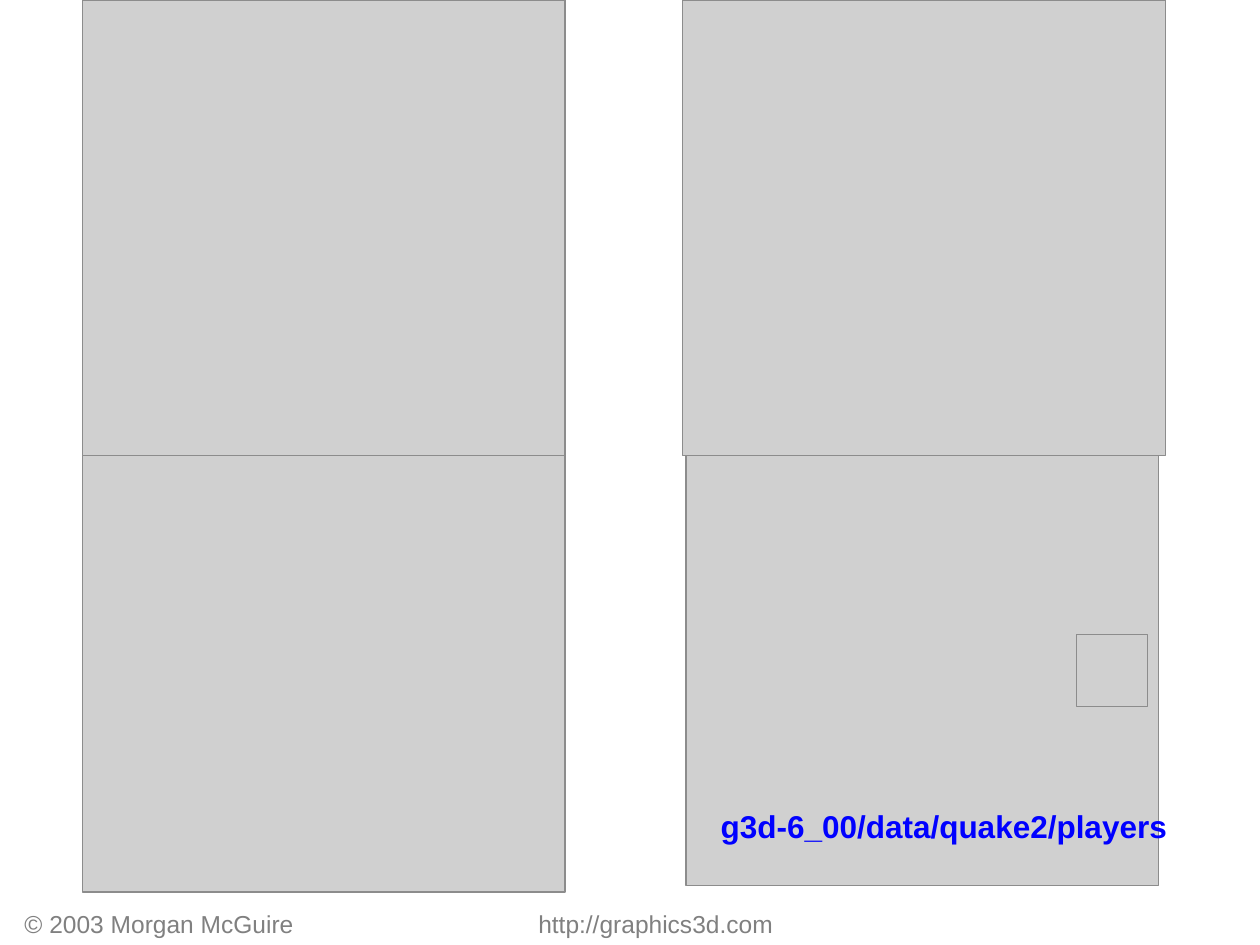
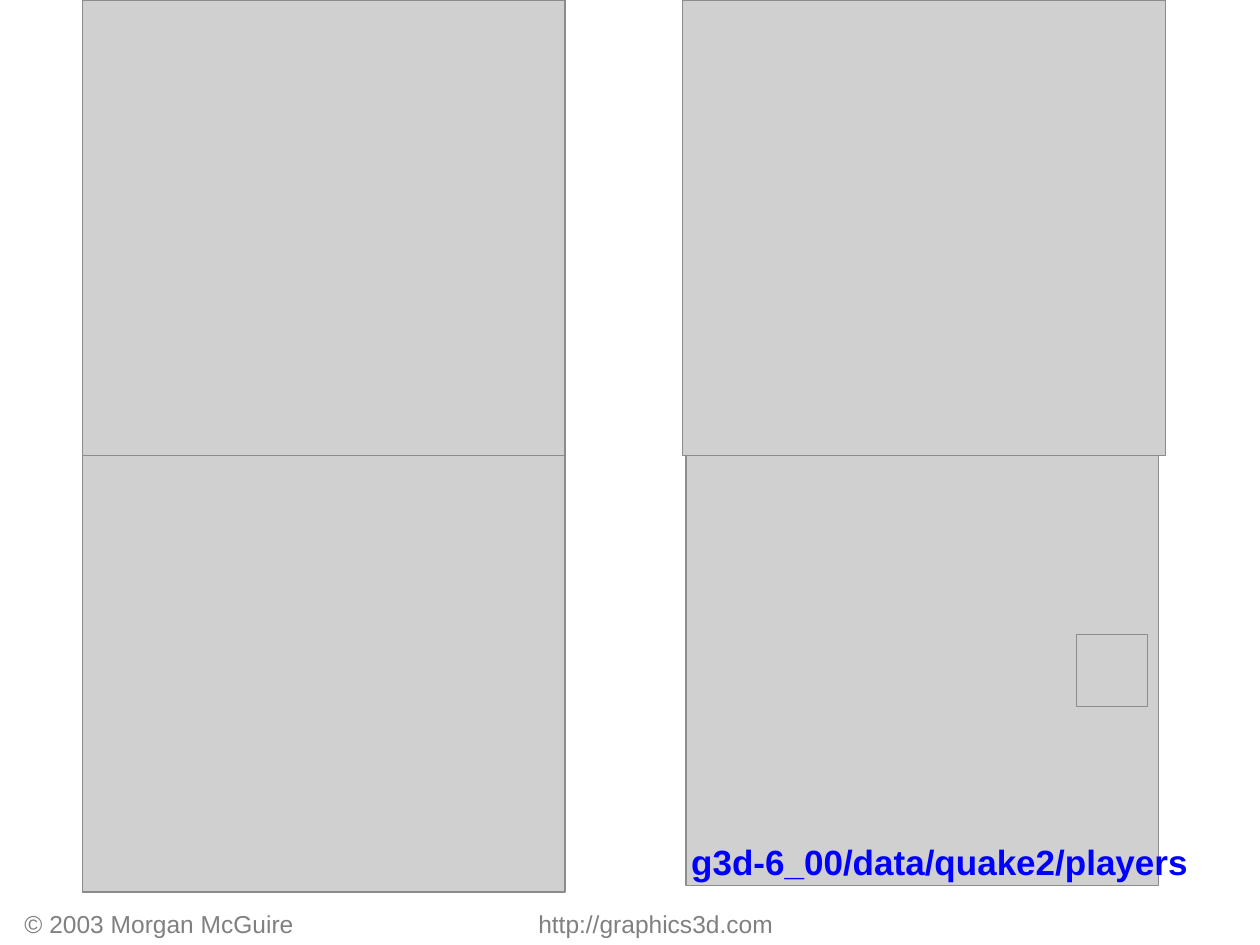
Before and after one commit to luaman/g3d-cpp, a slide deck: slide 3 of source/G3D-Map.ppt. Drawn at 1260x945 pixels with LibreOffice and Linux fonts; fonts in the diff are those of the drawing; grey boxes stand for pictures. Boxes give left, top, right and bottom in pixels: in the first picture for what was removed or moved away, otherwise in the second. Text is boxed around its words. In the diff, an @@ line names an element or a change of style, - is before the commit and + after.

```diff
--- a/source/G3D-Map.ppt
+++ b/source/G3D-Map.ppt
@@ title "g3d-6_00/data/quake2/players" moved from (x1=721, y1=813, x2=1167, y2=844) to (x1=691, y1=846, x2=1187, y2=881) @@
@@ title "g3d-6_00/data/quake2/players" at (x1=691, y1=846, x2=1187, y2=881): size 18 to 20 pt; alignment left to centre; less space between paragraphs; vertical alignment top to middle @@
```
Also in this commit, not shown: 1 slide added, 1 other file.
